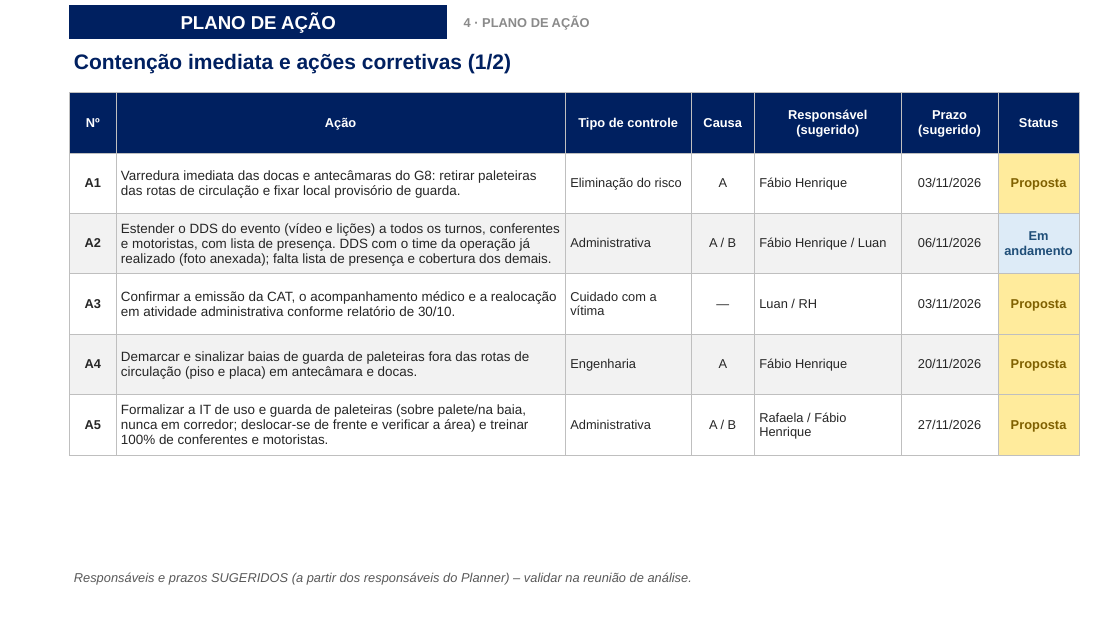
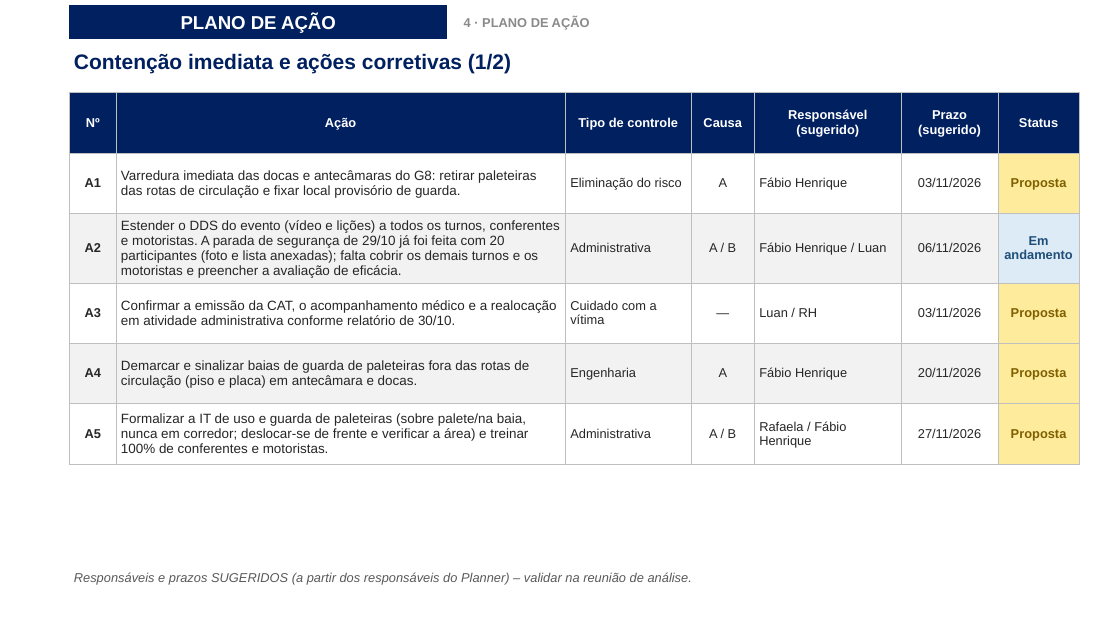
Before and after one commit to luantavarez9/hospital-seguro, a slide deck: slide 21 of entrega_acidente_GRU1/Apresentacao_Ocorrencia_Acidente_GRU_I.pptx (slide 20 before the commit). Drawn at 1120x630 pixels with LibreOffice and Linux fonts; fonts in the diff are those of the drawing; background and template pictures are left out. Boxes give left, top, right and bottom in pixels: in the first picture for what was removed or moved away, otherwise in the second. Text is boxed around its words. In the diff, an @@ line names an element or a change of style, - is before the commit and + after.

```diff
--- a/entrega_acidente_GRU1/Apresentacao_Ocorrencia_Acidente_GRU_I.pptx
+++ b/entrega_acidente_GRU1/Apresentacao_Ocorrencia_Acidente_GRU_I.pptx
@@ table at [70, 92, 1080, 457] @@
-row 3, column 2: Estender o DDS do evento (vídeo e lições) a todos os turnos, conferentes e motoristas, com lista de presença. DDS com o time da operação já realizado (foto anexada); falta lista de presença e cobertura dos demais.
+row 3, column 2: Estender o DDS do evento (vídeo e lições) a todos os turnos, conferentes e motoristas. A parada de segurança de 29/10 já foi feita com 20 participantes (foto e lista anexadas); falta cobrir os demais turnos e os motoristas e preencher a avaliação de eficácia.
```
Also in this commit, not shown: 11 other slides changed, 1 slide added, 15 other files.
